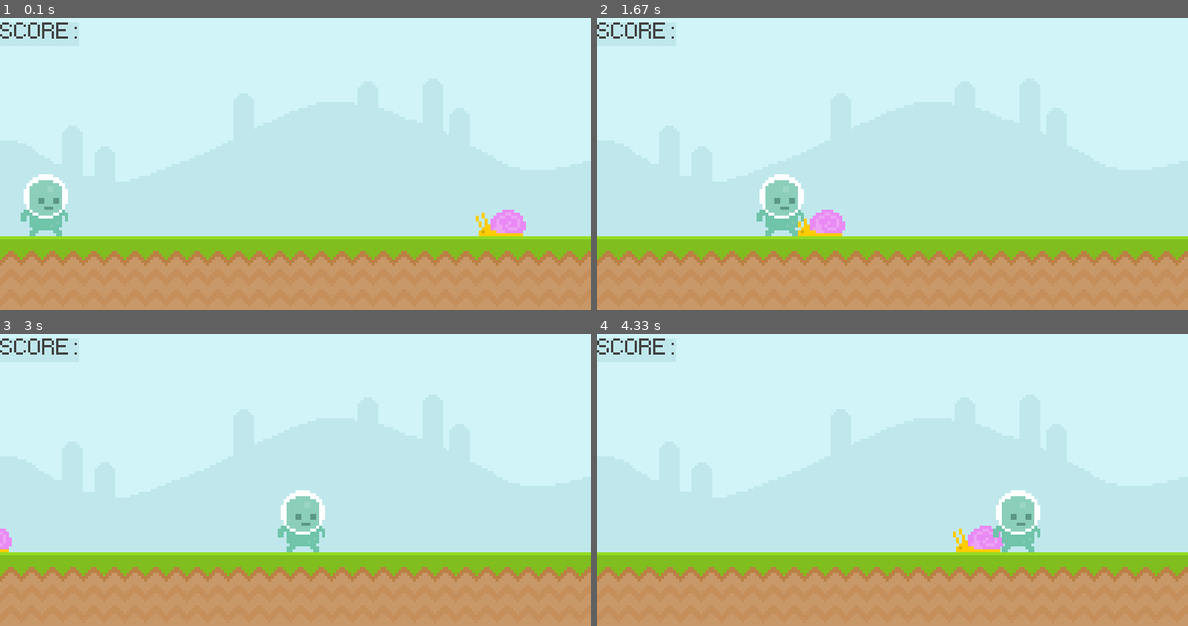
Above: before the commit, frames 1-4 (two rows, left to right).
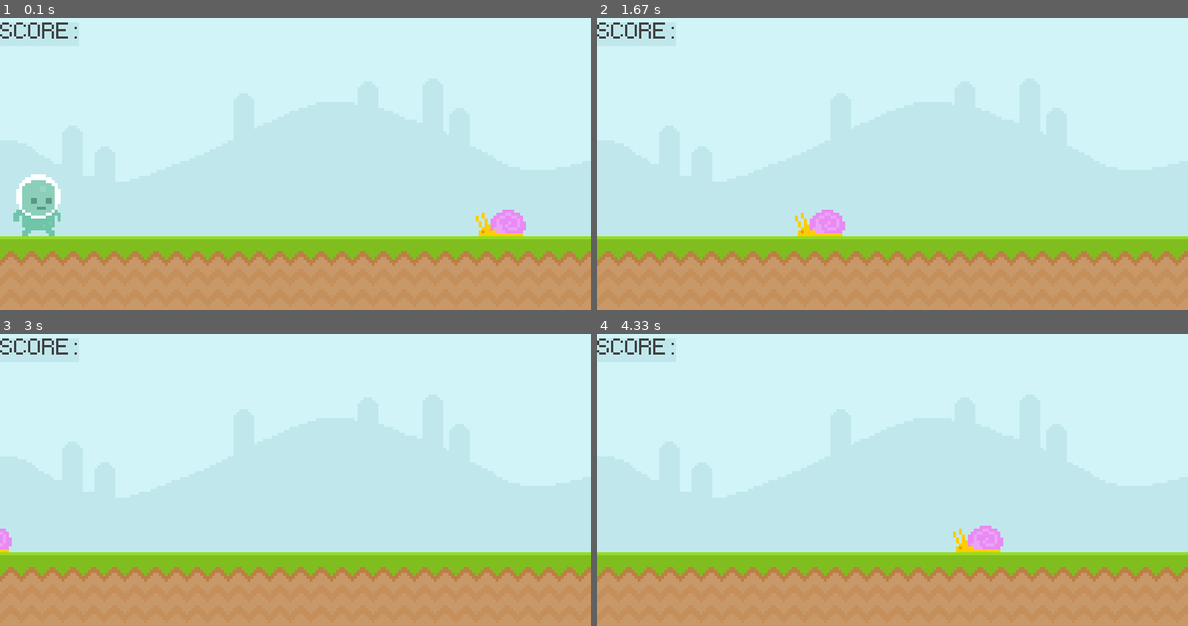
Above: after the commit, the same moments.

Repository: coding-zero-1/Basic-pygame-project
Game: pygame game, started from main.py
Two runs of this game, one before a commit and one after it. Both use one fixed random seed, a clock stepped at 60 frames per second and the inputs below.
Inputs (mouse positions are in pixels of both pictures, inside the frame that each line leads up to):
- Up to frame 1 (0.1 s): no input
- Up to frame 2 (1.67 s): press the mouse at (632, 204) at 0.37 s; move the mouse to (750, 143) at 0.47 s; release the mouse at (868, 82) at 0.6 s; tap Space at 0.67, 1.07, 1.37 s; move the mouse to (774, 55) at 1.03 s
- Up to frame 3 (3 s): move the mouse to (70, 412) at 1.87 s; tap Space at 1.9, 2.2, 2.97 s; move the mouse to (248, 588) at 2.93 s
- Up to frame 4 (4.33 s): move the mouse to (1040, 395) at 3.7 s; tap Space at 3.73, 4.13 s; move the mouse to (886, 383) at 4.1 s

The runs differ from the first frame. In frame 1, 0.9% of the frame differs, in the area x 2-12%, y 53-75%; in frame 2, 1.3%, in the area x 27-35%, y 53-75%; in frame 3, 1.3%; in frame 4, 1.3%.

Commit message:
added jump mechanic and player does not fall below ground

Diff:
--- a/main.py
+++ b/main.py
@@ -17,6 +17,7 @@
 # snail_position=700
 player_surface = pygame.image.load('Basic-pygame-project/graphics/Player/player_walk_1.png').convert_alpha()
 player_rectangle = player_surface.get_rect(midbottom=(50,300))
+player_gravity = 0
 
 while True:
     #we draw all our elements here
@@ -28,10 +29,13 @@
         # if event.type == pygame.MOUSEMOTION:
         #     if player_rectangle.collidepoint(event.pos):
         #         print('Collision')
+        if event.type == pygame.MOUSEBUTTONDOWN:
+            if player_rectangle.collidepoint(event.pos):
+                player_gravity = -20
         if event.type == pygame.KEYDOWN:
             # print('KEY DOWN')
             if event.key == pygame.K_SPACE:
-                print('JUMP')
+                player_gravity = -20
         # if event.type == pygame.KEYUP:
         #     print('KEY UP')
     screen.blit(sky_surface,(0,0))
@@ -43,12 +47,18 @@
     snail_rectange.left-=4
     if snail_rectange.right<0:
         snail_rectange.right=850
+    if player_rectangle.left>800:
+        player_rectangle.left = -30
     '''
     snail_position-=3
     if snail_position<0:
         snail_position=800'''
+    player_gravity+=1
+    player_rectangle.y += player_gravity
+    if player_rectangle.bottom>=300:
+        player_rectangle.bottom =300
     screen.blit(player_surface,player_rectangle)
-    player_rectangle.left+=2
+    # player_rectangle.left+=2
     # pygame.draw.line(screen,'Red',(0,0),(0,400))
 
     # keys=pygame.key.get_pressed()
